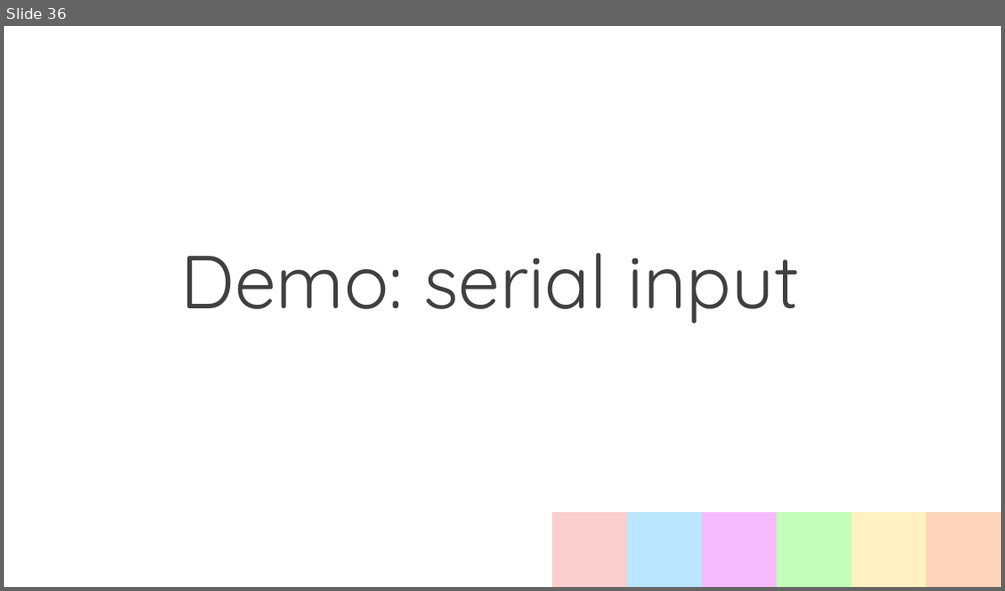
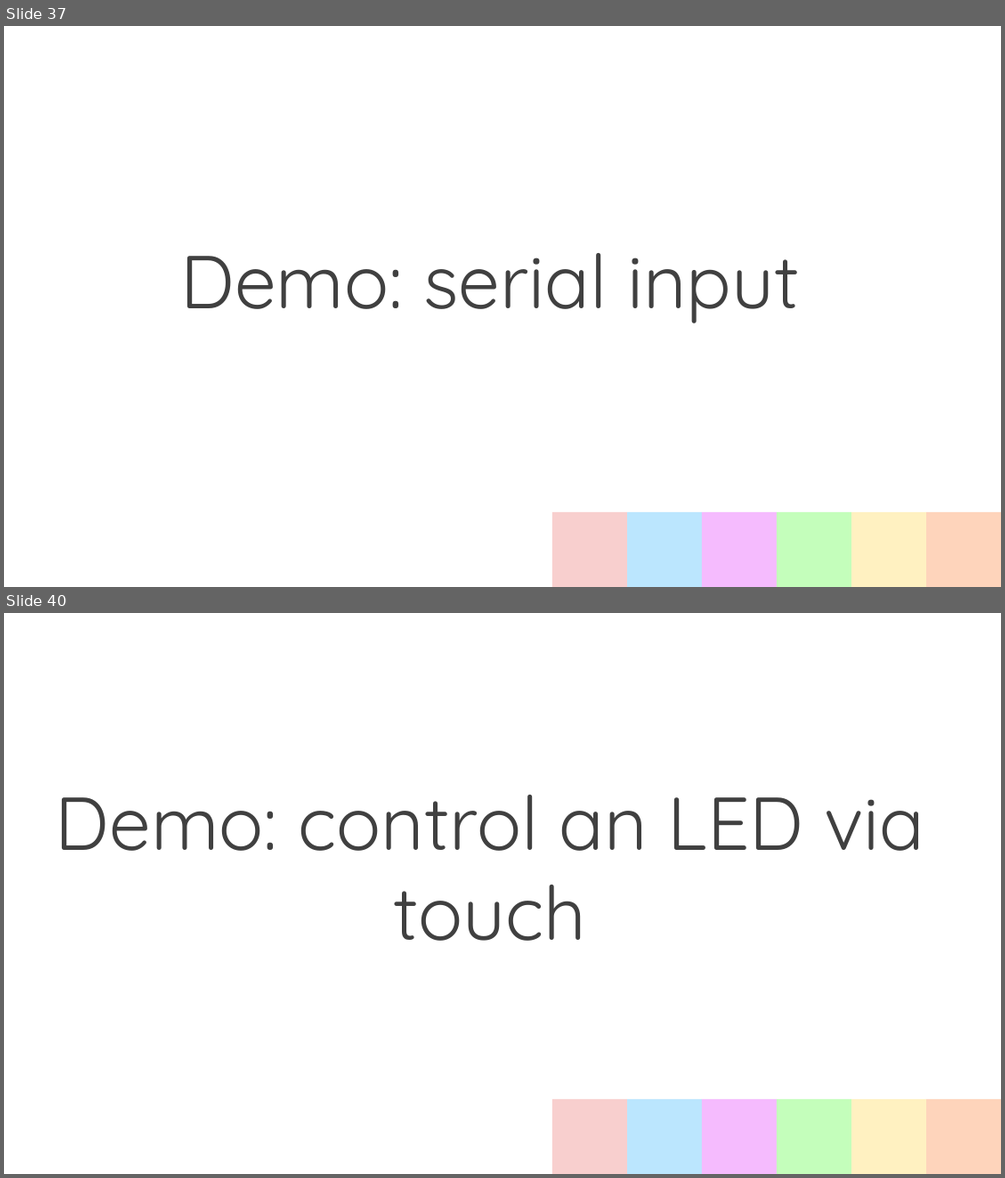
Before and after one commit to BMW-lab-MSU/game-controller-summer-camp, a slide deck: slides/programming-your-own-world-slides.odp. Shown one above the other, each under a label of ours: slide 36 before the commit, slides 37 and 40 after it; the slides between them are not shown. The pictures are 1005x591 and 1005x1178 pixels, drawn with LibreOffice and Linux fonts; fonts in the diff are those of the drawing. Boxes give left, top, right and bottom in pixels: in the first picture for what was removed or moved away, otherwise in the second. Text is boxed around its words. In the diff, an @@ line names an element or a change of style, - is before the commit and + after.

```diff
--- a/slides/programming-your-own-world-slides.odp
+++ b/slides/programming-your-own-world-slides.odp
@@ slide 40 added at [4,613,1001,1174], background #FFFFFF; not listed: 6 template elements that a slide beside it also shows @@
@@ title added at [56,795,924,941], 72 pt, text #404040 @@
+Demo: control an LED via touch
@@ what was slide 36 is now slide 37 @@
```
Also in this commit, not shown: 1 slide changed, 4 other slides added.
